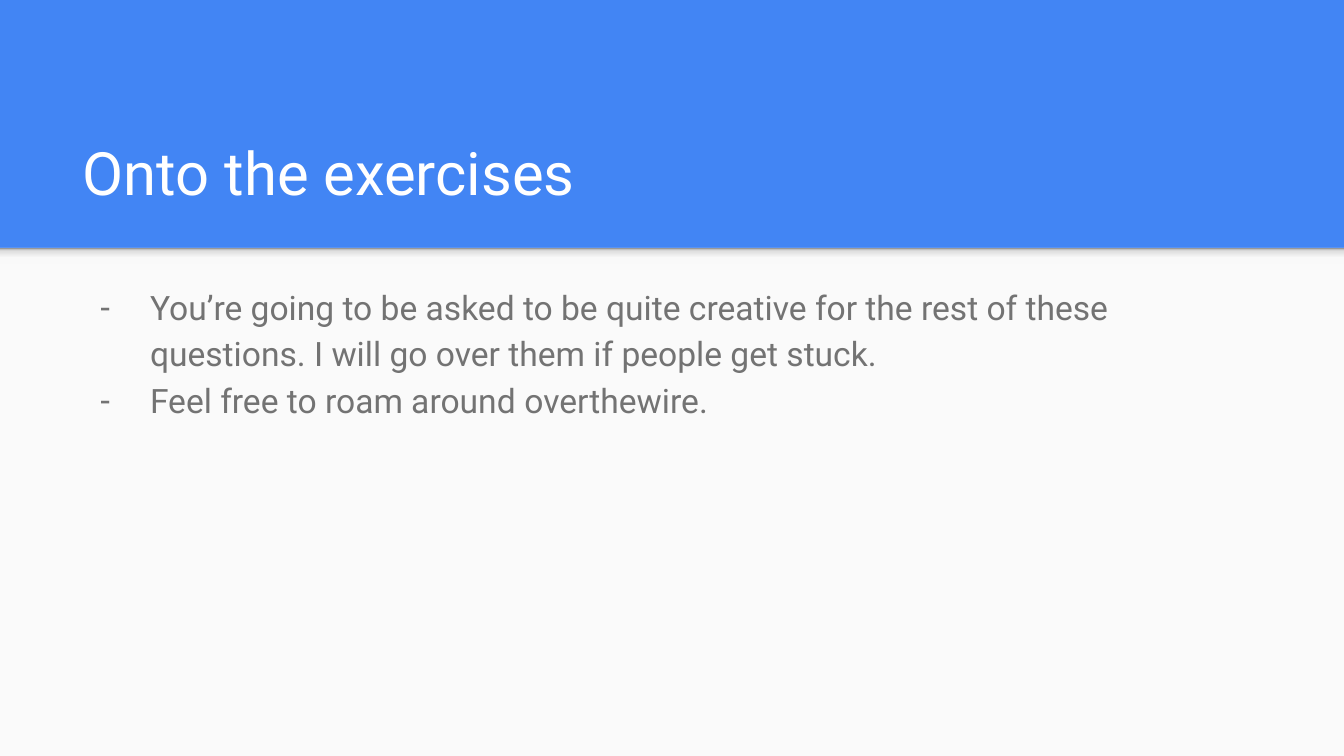
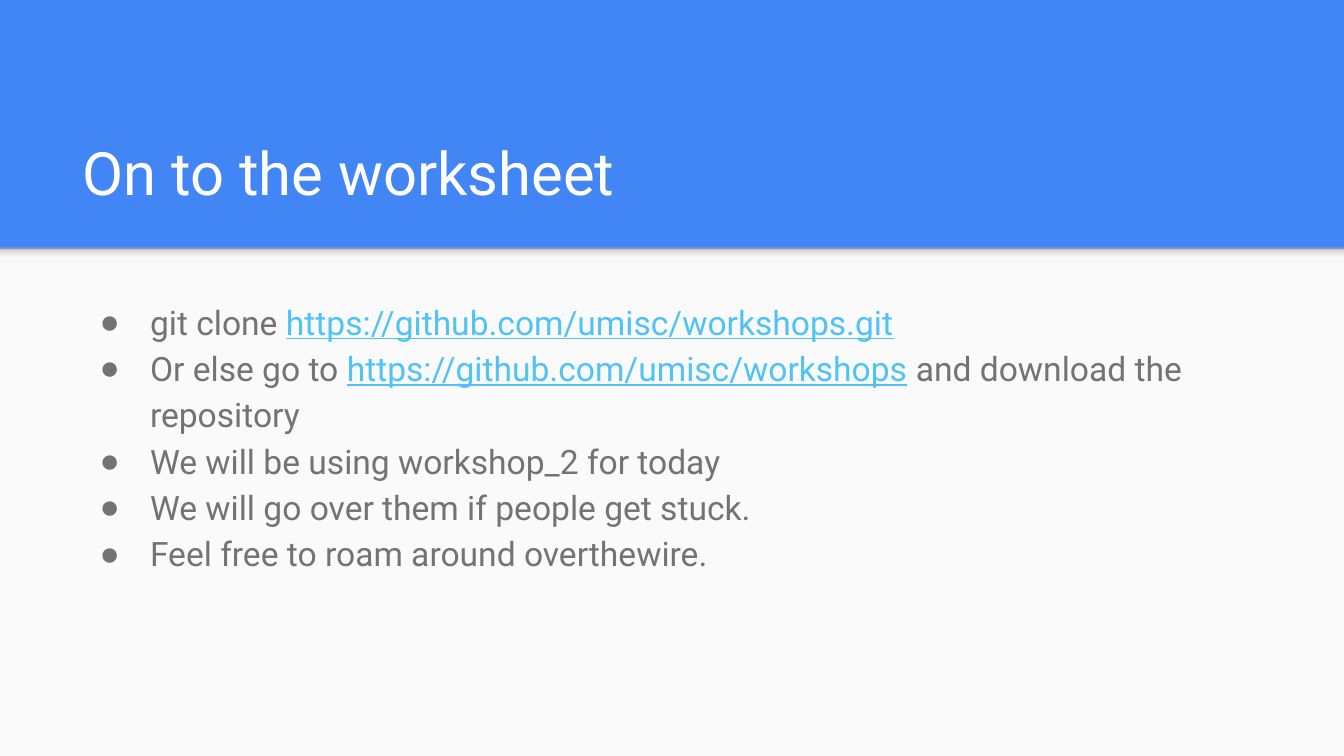
Before and after one commit to umisc/workshops, a slide deck: slide 17 of Workshop_2/Session 2 - SQL Injections.pptx (slide 12 before the commit). Drawn at 1344x756 pixels with LibreOffice and Linux fonts; fonts in the diff are those of the drawing. Boxes give left, top, right and bottom in pixels: in the first picture for what was removed or moved away, otherwise in the second. Text is boxed around its words. In the diff, an @@ line names an element or a change of style, - is before the commit and + after.

```diff
--- a/Workshop_2/Session 2 - SQL Injections.pptx
+++ b/Workshop_2/Session 2 - SQL Injections.pptx
@@ title at <box>83,150,614,196</box>: text changed @@
-Onto the exercises
+On to the worksheet
@@ text "git clone https://github.com/umisc/workshops.git": place and size @@
-text "git clone https://github.com/umisc/workshops.git" at <box>150,294,1108,414</box>
+text "git clone https://github.com/umisc/workshops.git" at <box>150,310,1182,567</box>
@@ text at <box>150,310,1182,527</box>: text changed @@
-– You’re going to be asked to be quite creative for the rest of these questions. I will go over them if people get stuck.
+● git clone https://github.com/umisc/workshops.git
+● Or else go to https://github.com/umisc/workshops and download the repository
+● We will be using workshop_2 for today
+● We will go over them if people get stuck.
@@ text at <box>150,540,707,567</box>: bullet - to ● @@
```
Also in this commit, not shown: 3 other slides changed, 3 slides added, 1 other file.
